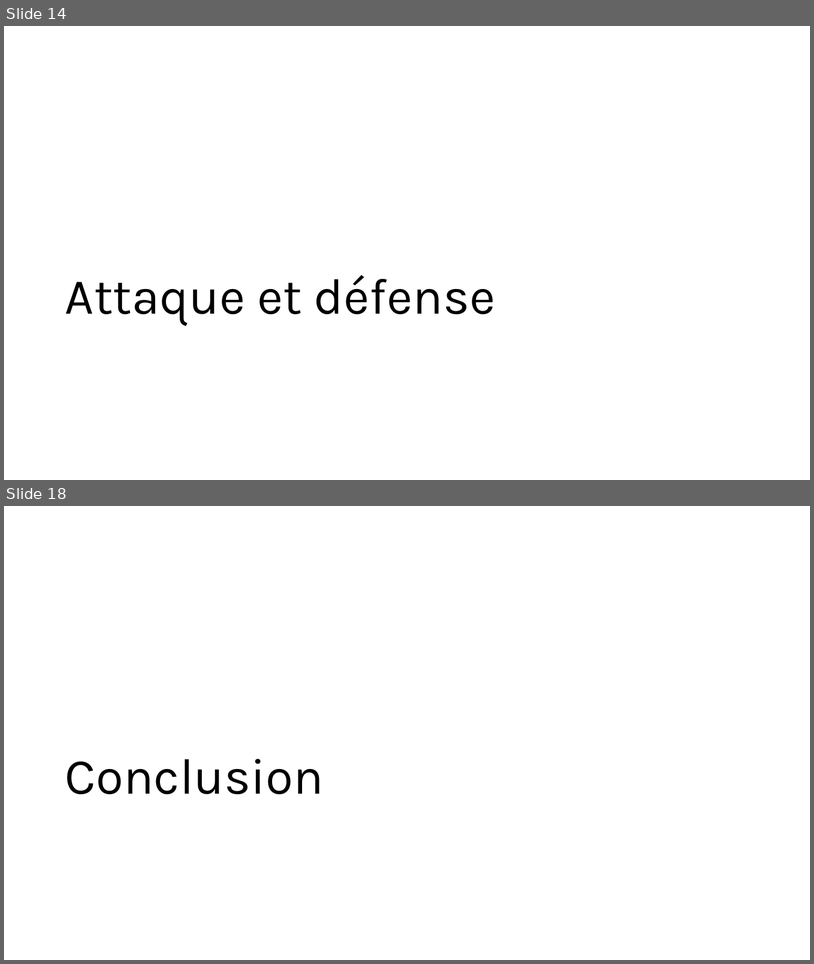
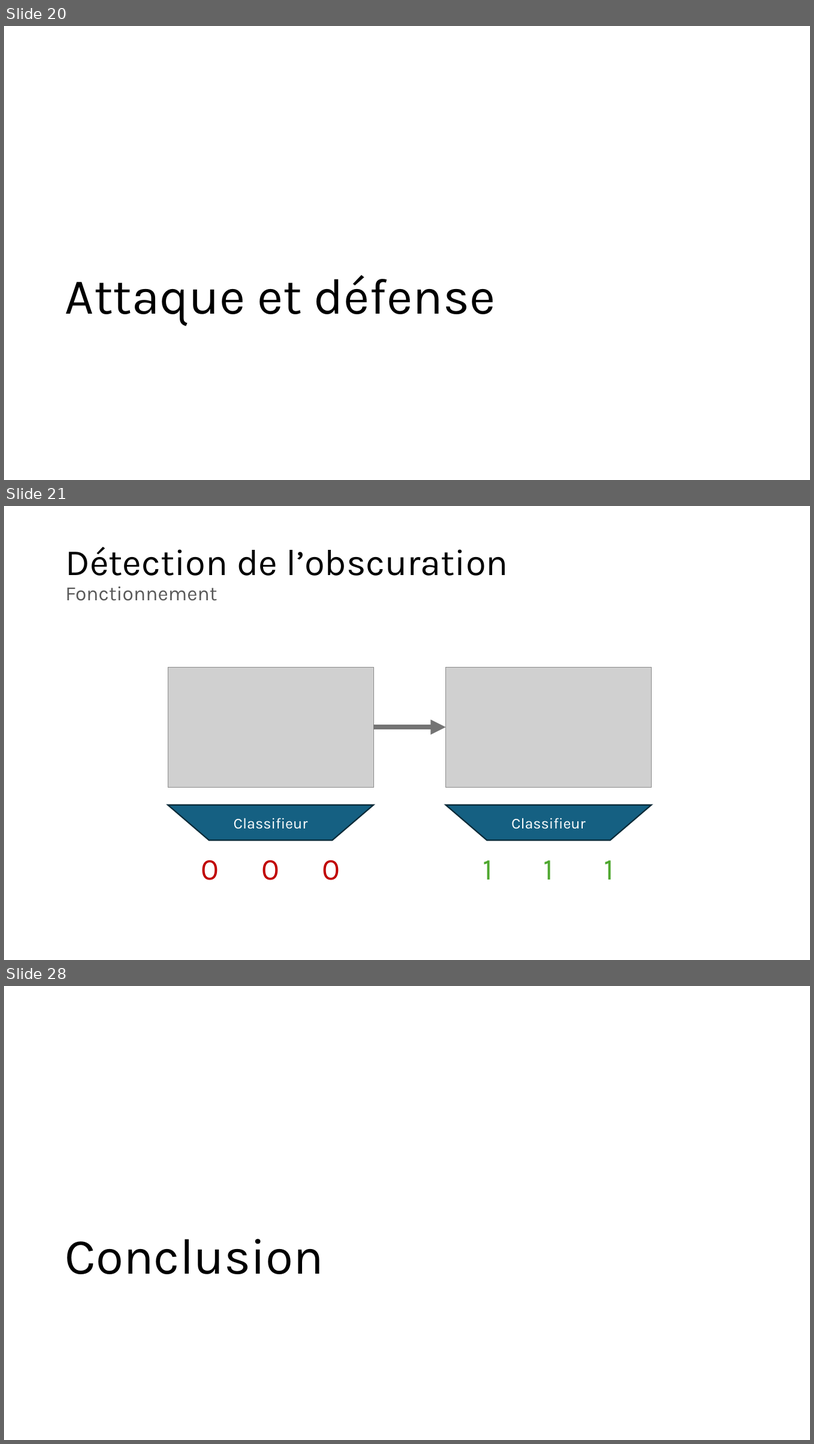
Before and after one commit to owilo/Stage, a slide deck: Documents/Slides/Obscuration de contenu numérique dans une image.pptx. Shown one above the other, each under a label of ours: slides 14 and 18 before the commit, slides 20, 21 and 28 after it; the slides between them are not shown. The pictures are 814x964 and 814x1444 pixels, drawn with LibreOffice and Linux fonts; fonts in the diff are those of the drawing; grey boxes stand for pictures. Boxes give left, top, right and bottom in pixels: in the first picture for what was removed or moved away, otherwise in the second. Text is boxed around its words. In the diff, an @@ line names an element or a change of style, - is before the commit and + after.

```diff
--- a/Documents/Slides/Obscuration de contenu numérique dans une image.pptx
+++ b/Documents/Slides/Obscuration de contenu numérique dans une image.pptx
@@ slide 21 added at (x1=4, y1=506, x2=810, y2=960), background #FFFFFF @@
@@ title added at (x1=65, y1=547, x2=509, y2=601), 44 pt, text #000000 @@
+Détection de l’obscuration
+Fonctionnement
@@ picture added at (x1=168, y1=667, x2=374, y2=787) @@
@@ picture added at (x1=446, y1=667, x2=652, y2=787) @@
@@ arrow added from (374, 727) to (446, 727), #747474 6 pt @@
@@ flow chart manual operation added at (x1=168, y1=805, x2=374, y2=840), fill #156082, outline #092A39 1.5 pt, 18 pt, text #FFFFFF @@
+Classifieur
@@ flow chart manual operation added at (x1=446, y1=805, x2=652, y2=840), fill #156082, outline #092A39 1.5 pt, 18 pt, text #FFFFFF @@
+Classifieur
@@ text added at (x1=201, y1=860, x2=341, y2=880), 36 pt, text #C00000 @@
+0 0 0
@@ text added at (x1=483, y1=860, x2=615, y2=879), 36 pt, text #4EA72E @@
+1 1 1
@@ what was slide 14 is now slide 20 @@
@@ what was slide 18 is now slide 28 @@
```
Also in this commit, not shown: 6 slides changed, 16 other slides added, 7 slides removed.
